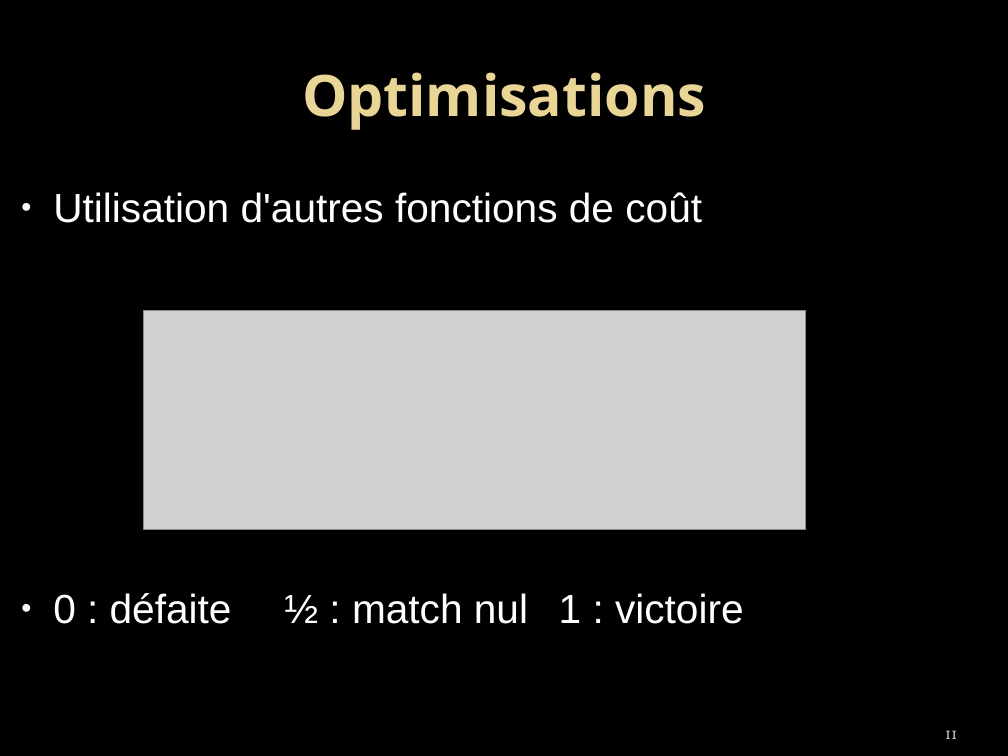
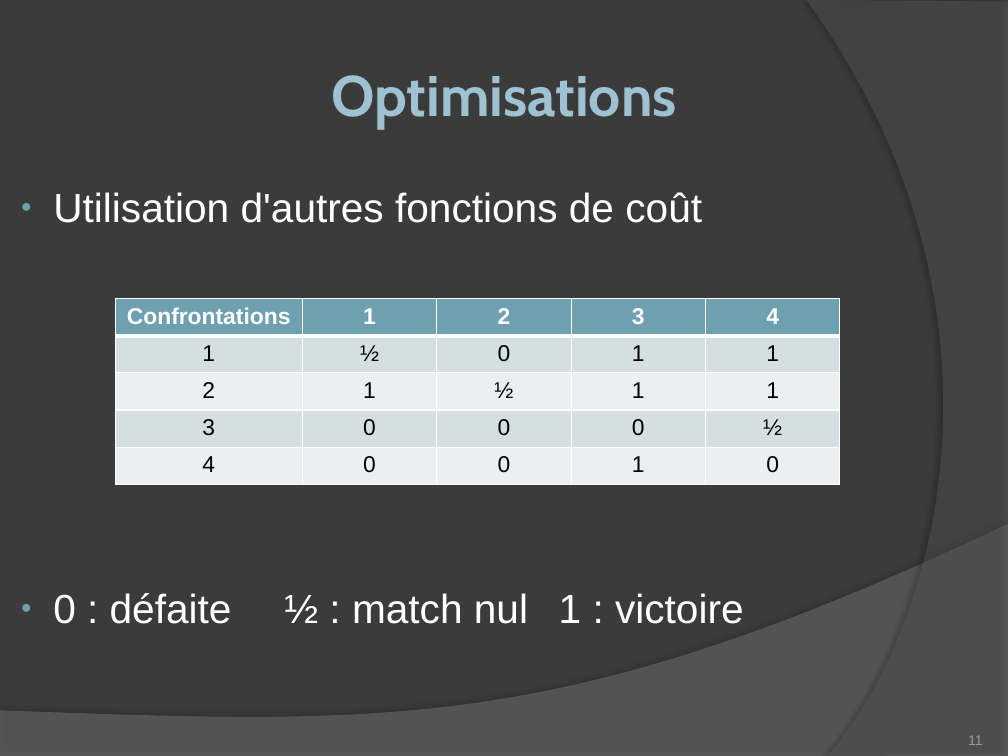
Before and after one commit to romaincarlsen/EtudesPratiques, a slide deck: slide 11 of Diapo Soutenance.pptx. Drawn at 1008x756 pixels with LibreOffice and Linux fonts; fonts in the diff are those of the drawing; grey boxes stand for pictures; background and template pictures are left out. Boxes give left, top, right and bottom in pixels: in the first picture for what was removed or moved away, otherwise in the second. Text is boxed around its words. In the diff, an @@ line names an element or a change of style, - is before the commit and + after.

```diff
--- a/Diapo Soutenance.pptx
+++ b/Diapo Soutenance.pptx
@@ background picture (left out) to #3B3B3B @@
@@ freeform shape added at [807,0,1008,756], fill #5E5E5E at 40% opacity @@
@@ text "Optimisations" at [331,75,676,128]: font Noto Sans to Cabin, text colour gradient #EAD696 to #E7D081 to gradient #9FC3D1 to #8BB9CA @@
@@ text "Utilisation d'autres fonctions de coût" at [53,192,744,624]: bullet colour #F9F9F9 to #6EA0B0 @@
@@ table added at [115,299,841,485], 5 rows, 5 columns @@
+Confrontations | 1 | 2 | 3 | 4
+1 | ½ | 0 | 1 | 1
+2 | 1 | ½ | 1 | 1
+3 | 0 | 0 | 0 | ½
+4 | 0 | 0 | 1 | 0
@@ picture removed at [144,310,805,529] @@
@@ freeform shape added at [0,524,1008,756], fill #7F7F7F at 45% opacity @@
@@ page number: place and size @@
-page number at [945,730,958,739]
+page number at [968,735,983,745]
@@ page number at [968,735,983,745]: size 13 to 11 pt, font Vollkorn to Arial, text colour #BDBDBD to #9D9B9A @@
```
Also in this commit, not shown: 11 other slides changed, 2 other files.
